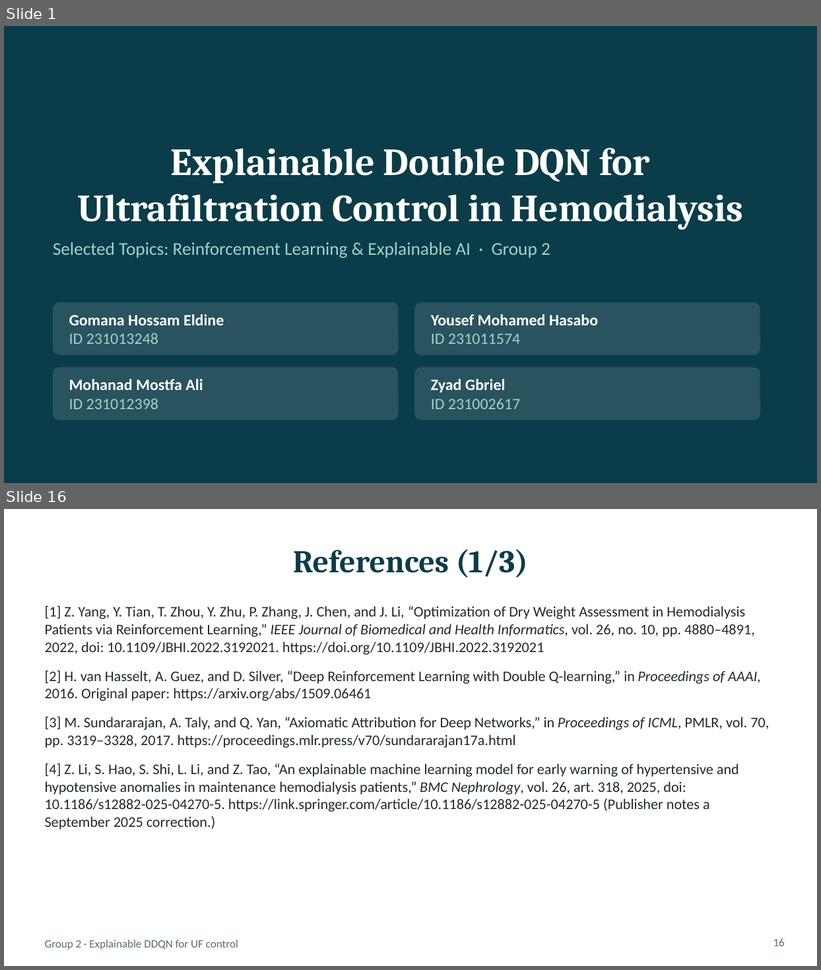
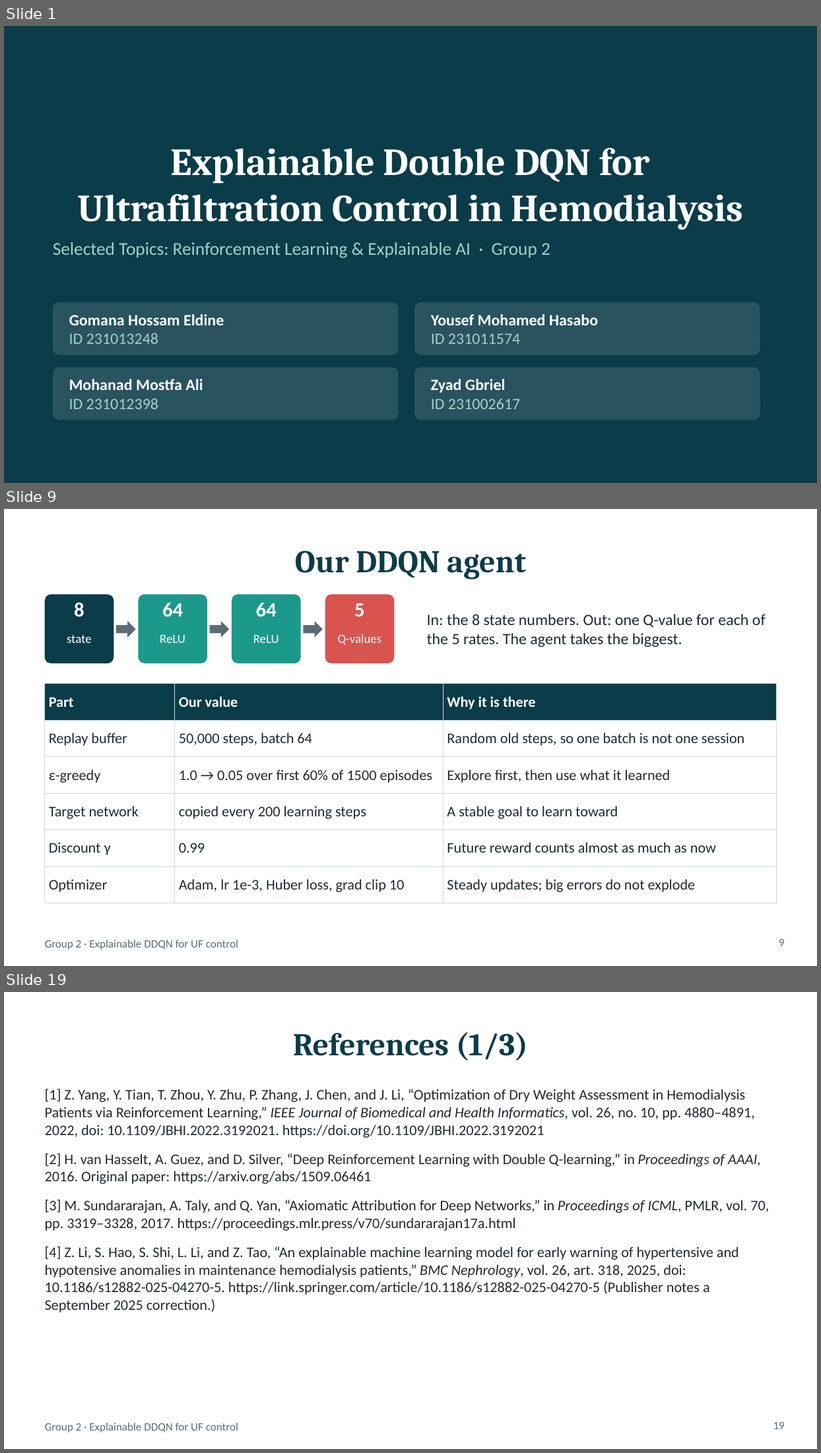
Before and after one commit to mr-h12/ckd-dialysis-ddqn-ig, a slide deck: slides/CKD_DDQN_IG.pptx. Shown one above the other, each under a label of ours: slides 1 and 16 before the commit, slides 1, 9 and 19 after it; the slides between them are not shown. The pictures are 821x970 and 821x1453 pixels, drawn with LibreOffice and Linux fonts; fonts in the diff are those of the drawing. Boxes give left, top, right and bottom in pixels: in the first picture for what was removed or moved away, otherwise in the second. Text is boxed around its words. In the diff, an @@ line names an element or a change of style, - is before the commit and + after.

```diff
--- a/slides/CKD_DDQN_IG.pptx
+++ b/slides/CKD_DDQN_IG.pptx
@@ slide 9 added at [4,509,817,966], background #FFFFFF; not listed: 1 template element that a slide beside it also shows @@
@@ title added at [295,551,526,579], 28 pt, text #0B3C49, bold @@
+Our DDQN agent
@@ rounded rectangle added at [45,594,114,663], fill #0B3C49 @@
@@ text added at [74,602,85,617], 18 pt, text #FFFFFF, bold @@
+8
@@ rounded rectangle added at [138,594,207,663], fill #1B998B @@
@@ text added at [162,603,183,617], 18 pt, text #FFFFFF, bold @@
+64
@@ rounded rectangle added at [232,594,301,663], fill #1B998B @@
@@ text added at [256,603,277,617], 18 pt, text #FFFFFF, bold @@
+64
@@ rounded rectangle added at [325,594,394,663], fill #D9534F @@
@@ text added at [354,603,365,617], 18 pt, text #FFFFFF, bold @@
+5
@@ right arrow added at [116,621,136,638], fill #5B6C77 @@
@@ right arrow added at [210,621,229,638], fill #5B6C77 @@
@@ right arrow added at [303,621,323,638], fill #5B6C77 @@
@@ text added at [427,614,766,647], 14 pt, text #1F2A30 @@
+In: the 8 state numbers. Out: one Q-value for each of the 5 rates. The agent takes the biggest.
@@ text added at [67,635,92,643], 11 pt, text #FFFFFF @@
+state
@@ text added at [160,635,186,643], 11 pt, text #FFFFFF @@
+ReLU
@@ text added at [253,635,279,643], 11 pt, text #FFFFFF @@
+ReLU
@@ text added at [338,634,382,645], 11 pt, text #FFFFFF @@
+Q-values
@@ table added at [45,684,776,895], 6 rows, 3 columns @@
+Part | Our value | Why it is there
+Replay buffer | 50,000 steps, batch 64 | Random old steps, so one batch is not one session
+ε-greedy | 1.0 → 0.05 over first 60% of 1500 episodes | Explore first, then use what it learned
+Target network | copied every 200 learning steps | A stable goal to learn toward
+Discount γ | 0.99 | Future reward counts almost as much as now
+Optimizer | Adam, lr 1e-3, Huber loss, grad clip 10 | Steady updates; big errors do not explode
@@ page number added at [779,939,785,947], 10 pt, text #5B6C77 @@
+9
@@ what was slide 16 is now slide 19 @@
@@ page number at [774,1422,785,1430]: text changed @@
-16
+19
```
Also in this commit, not shown: 8 slides changed, 8 other slides added, 6 slides removed.
